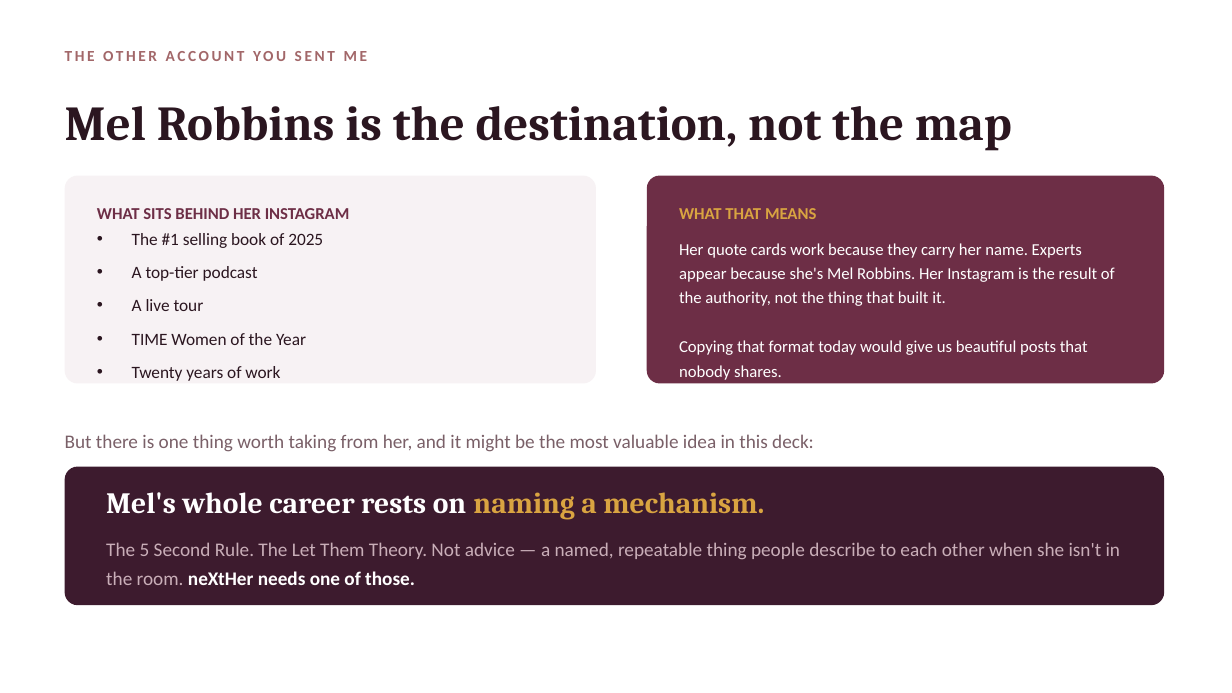
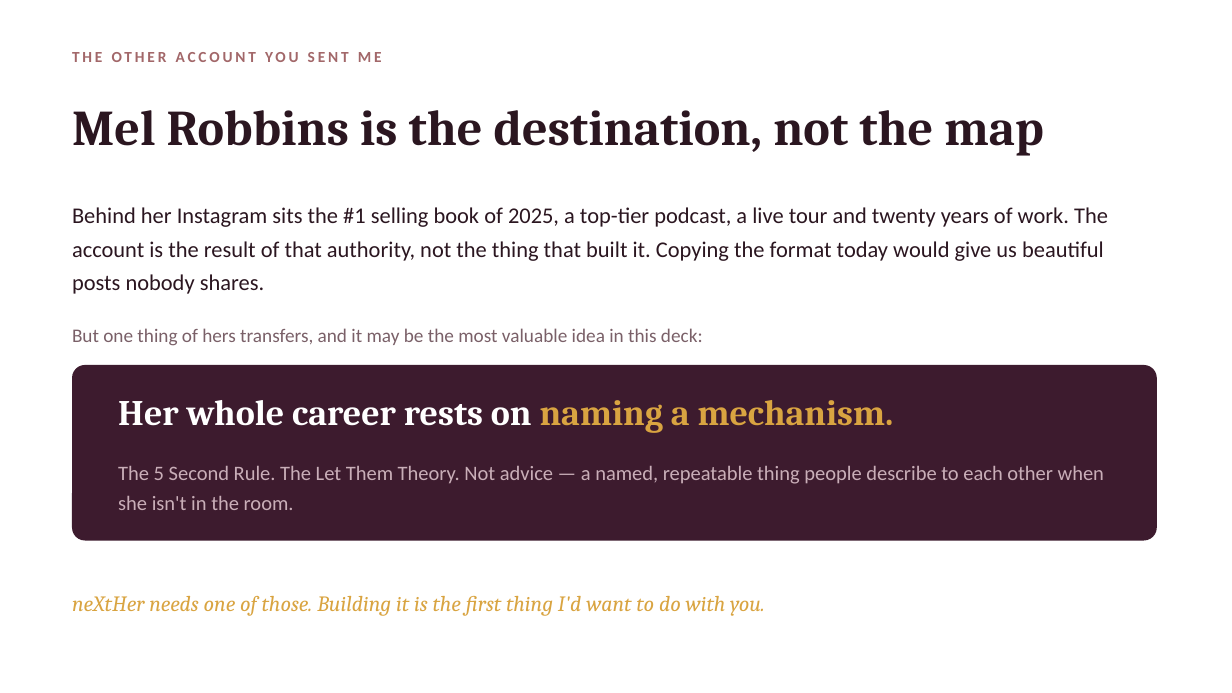
Before and after one commit to productionxin/Assets, a slide deck: slide 13 of clients/juhi-agarwal-nexther/neXtHer-What-I-Found.pptx (slide 14 before the commit). Drawn at 1232x693 pixels with LibreOffice and Linux fonts; fonts in the diff are those of the drawing. Boxes give left, top, right and bottom in pixels: in the first picture for what was removed or moved away, otherwise in the second. Text is boxed around its words. In the diff, an @@ line names an element or a change of style, - is before the commit and + after.

```diff
--- a/clients/juhi-agarwal-nexther/neXtHer-What-I-Found.pptx
+++ b/clients/juhi-agarwal-nexther/neXtHer-What-I-Found.pptx
@@ text "THE OTHER ACCOUNT YOU SENT ...": place and size @@
-text "THE OTHER ACCOUNT YOU SENT ..." at [65, 51, 368, 61]
+text "THE OTHER ACCOUNT YOU SENT ..." at [72, 52, 382, 62]
@@ text "THE OTHER ACCOUNT YOU SENT ..." at [72, 52, 382, 62]: letter spacing 2 to 2.2 pt @@
@@ text "Mel Robbins is the destination, ...": place and size @@
-text "Mel Robbins is the destination, ..." at [65, 106, 1012, 150]
+text "Mel Robbins is the destination, ..." at [72, 110, 1044, 155]
@@ text "Mel Robbins is the destination, ..." at [72, 110, 1044, 155]: size 38 to 39 pt; line spacing 44pt to 45pt @@
@@ rounded rectangle removed at [65, 176, 596, 384] @@
@@ rounded rectangle removed at [647, 176, 1165, 384] @@
@@ text at [72, 207, 1108, 294]: text changed; size 13 to 17.5 pt; text colour #FFFFFF to #2B1620 @@
-Her quote cards work because they carry her name. Experts appear because she's Mel Robbins. Her Instagram is the result of the authority, not the thing that built it.
-Copying that format today would give us beautiful posts that nobody shares.
+Behind her Instagram sits the #1 selling book of 2025, a top-tier podcast, a live tour and twenty years of work. The account is the result of that authority, not the thing that built it. Copying the format today would give us beautiful posts nobody shares.
@@ text removed at [97, 208, 350, 219] @@
-WHAT SITS BEHIND HER INSTAGRAM
@@ text removed at [679, 208, 816, 219] @@
-WHAT THAT MEANS
@@ text removed at [132, 233, 323, 381] @@
-• The #1 selling book of 2025
-• A top-tier podcast
-• A live tour
-• TIME Women of the Year
-• Twenty years of work
@@ text at [72, 328, 703, 346]: text changed @@
-But there is one thing worth taking from her, and it might be the most valuable idea in this deck:
+But one thing of hers transfers, and it may be the most valuable idea in this deck:
@@ rounded rectangle: place and size @@
-rounded rectangle at [65, 467, 1165, 605]
+rounded rectangle at [72, 365, 1157, 541]
@@ rounded rectangle at [72, 365, 1157, 541]: proportions changed @@
@@ text at [118, 400, 894, 433]: text changed; size 23 to 28 pt @@
-Mel's whole career rests on naming a mechanism.
+Her whole career rests on naming a mechanism.
@@ text at [118, 466, 1104, 510]: text changed; size 15 to 16 pt @@
-The 5 Second Rule. The Let Them Theory. Not advice — a named, repeatable thing people describe to each other when she isn't in the room. neXtHer needs one of those.
+The 5 Second Rule. The Let Them Theory. Not advice — a named, repeatable thing people describe to each other when she isn't in the room.
@@ text added at [72, 596, 765, 616], 17 pt, text #D9A441, italic @@
+neXtHer needs one of those. Building it is the first thing I'd want to do with you.
```
Also in this commit, not shown: 17 other slides changed, 3 slides added, 2 slides removed, 11 other files.
